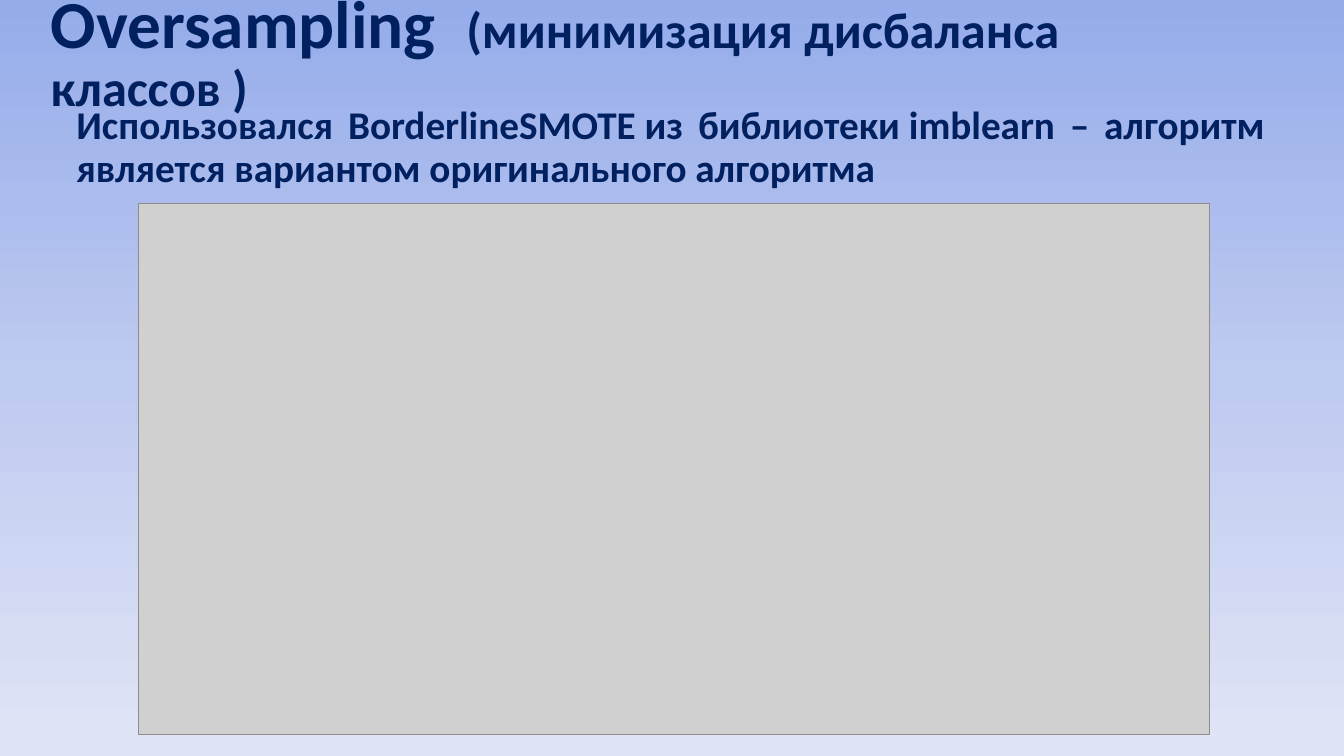
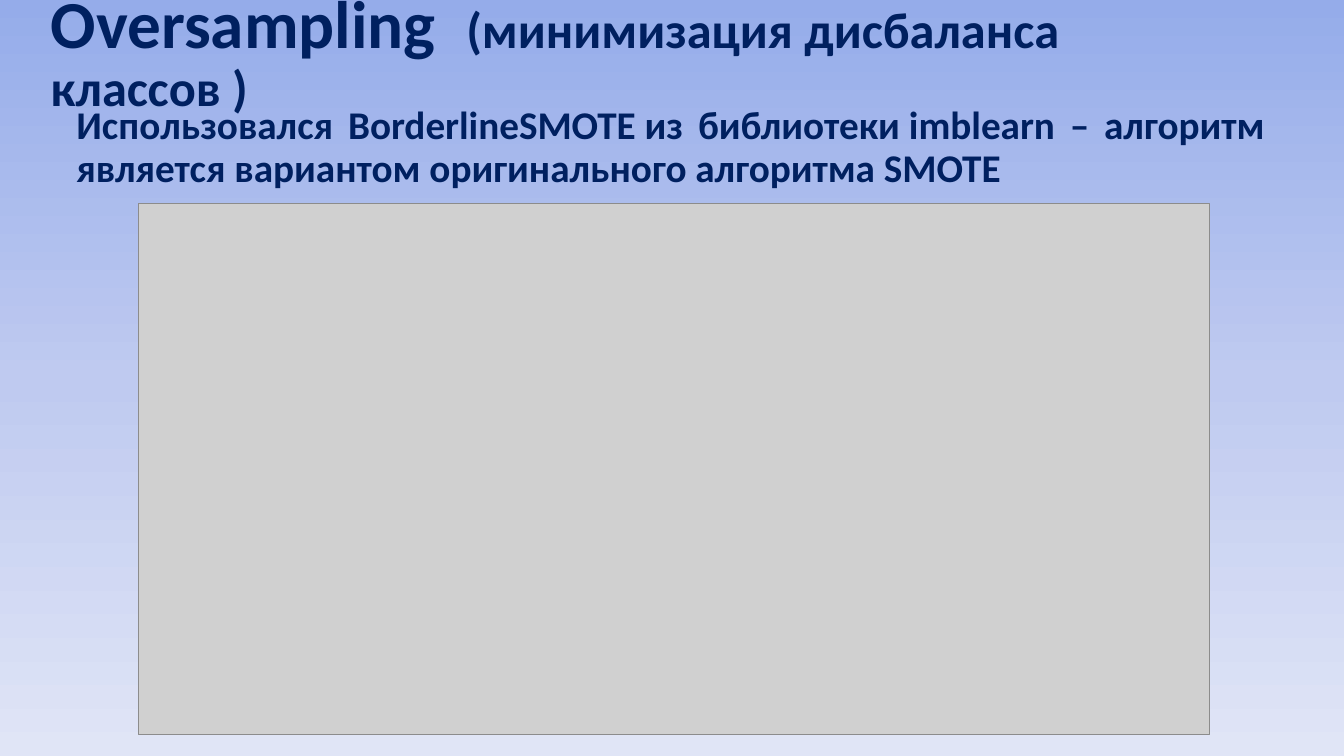
Before and after one commit to Alexwert3/rep_kareliya, a slide deck: slide 6 of Карелия_2022_Верт-Миллер.pptx. Drawn at 1344x756 pixels with LibreOffice and Linux fonts; fonts in the diff are those of the drawing; grey boxes stand for pictures. Boxes give left, top, right and bottom in pixels: in the first picture for what was removed or moved away, otherwise in the second. Text is boxed around its words. In the diff, an @@ line names an element or a change of style, - is before the commit and + after.

```diff
--- a/Карелия_2022_Верт-Миллер.pptx
+++ b/Карелия_2022_Верт-Миллер.pptx
@@ text at <box>76,106,1264,188</box>: text changed @@
-Использовался BorderlineSMOTE из библиотеки imblearn – алгоритм является вариантом оригинального алгоритма
+Использовался BorderlineSMOTE из библиотеки imblearn – алгоритм является вариантом оригинального алгоритма SMOTE
```
Also in this commit, not shown: 1 other slide changed.
